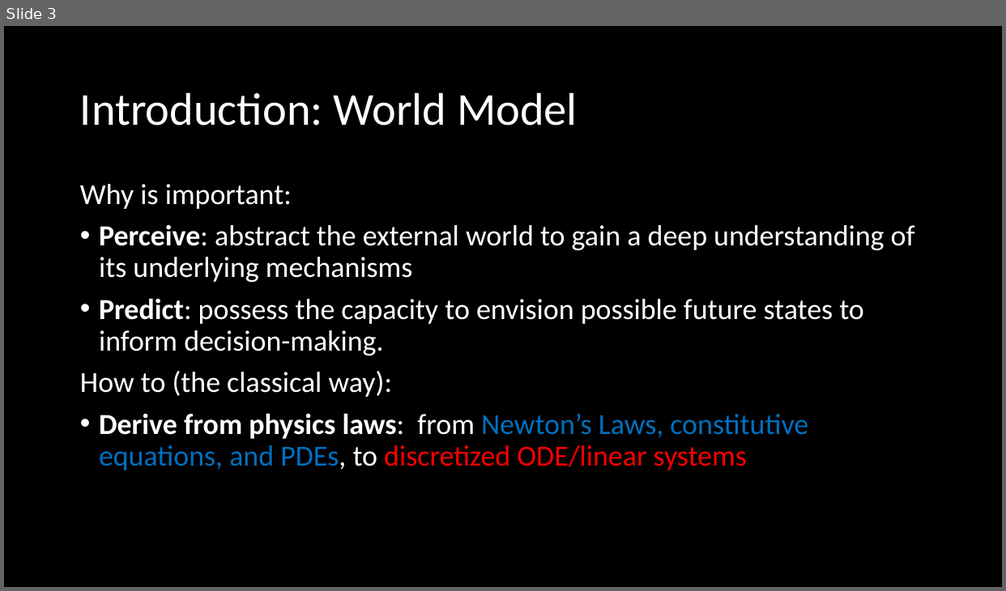
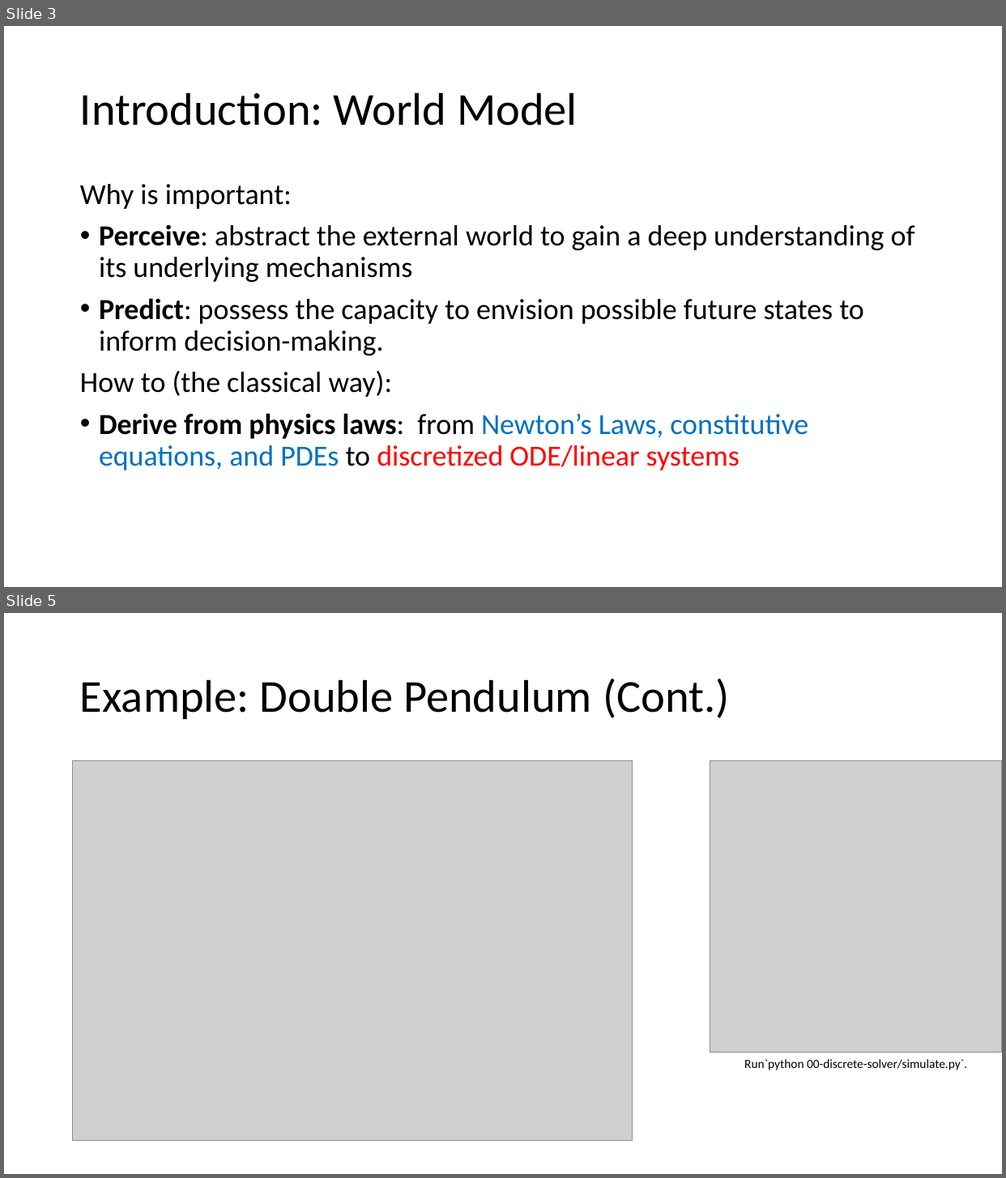
Before and after one commit to Adversarr/ai-for-sim-ustc-cg26, a slide deck: ai4s-cg-26.pptx. Shown one above the other, each under a label of ours: slide 3 before the commit, slides 3 and 5 after it; the slides between them are not shown. The pictures are 1006x591 and 1006x1178 pixels, drawn with LibreOffice and Linux fonts; fonts in the diff are those of the drawing; grey boxes stand for pictures. Boxes give left, top, right and bottom in pixels: in the first picture for what was removed or moved away, otherwise in the second. Text is boxed around its words. In the diff, an @@ line names an element or a change of style, - is before the commit and + after.

```diff
--- a/ai4s-cg-26.pptx
+++ b/ai4s-cg-26.pptx
@@ slide 5 added at [4, 613, 1002, 1174], background #FFFFFF @@
@@ title added at [80, 679, 730, 719], 44 pt, text #000000 @@
+Example: Double Pendulum (Cont.)
@@ picture added at [73, 760, 633, 1141] @@
@@ picture added at [710, 760, 1002, 1053] @@
@@ text added at [744, 1059, 967, 1071], 12 pt, text #000000 @@
+Run`python 00-discrete-solver/simulate.py`.
@@ slide 3 changed as well @@
@@ background #000000 to #FFFFFF @@
@@ title "Introduction: World Model" at [80, 92, 577, 126]: text colour #FFFFFF to #000000 @@
@@ text at [80, 184, 915, 397]: text colour #FFFFFF to #000000 in "Why is important:", "Perceive: abstract the external world to gain ...", "Predict: possess the capacity to envision possible ...", "How to (the classical way):" @@
@@ text at [99, 413, 808, 471]: text changed @@
-• Derive from physics laws: from Newton’s Laws, constitutive equations, and PDEs, to discretized ODE/linear systems
+• Derive from physics laws: from Newton’s Laws, constitutive equations, and PDEs to discretized ODE/linear systems
```
Also in this commit, not shown: 15 other slides changed, 1 other slide added, 1 slide removed, 13 other files.
